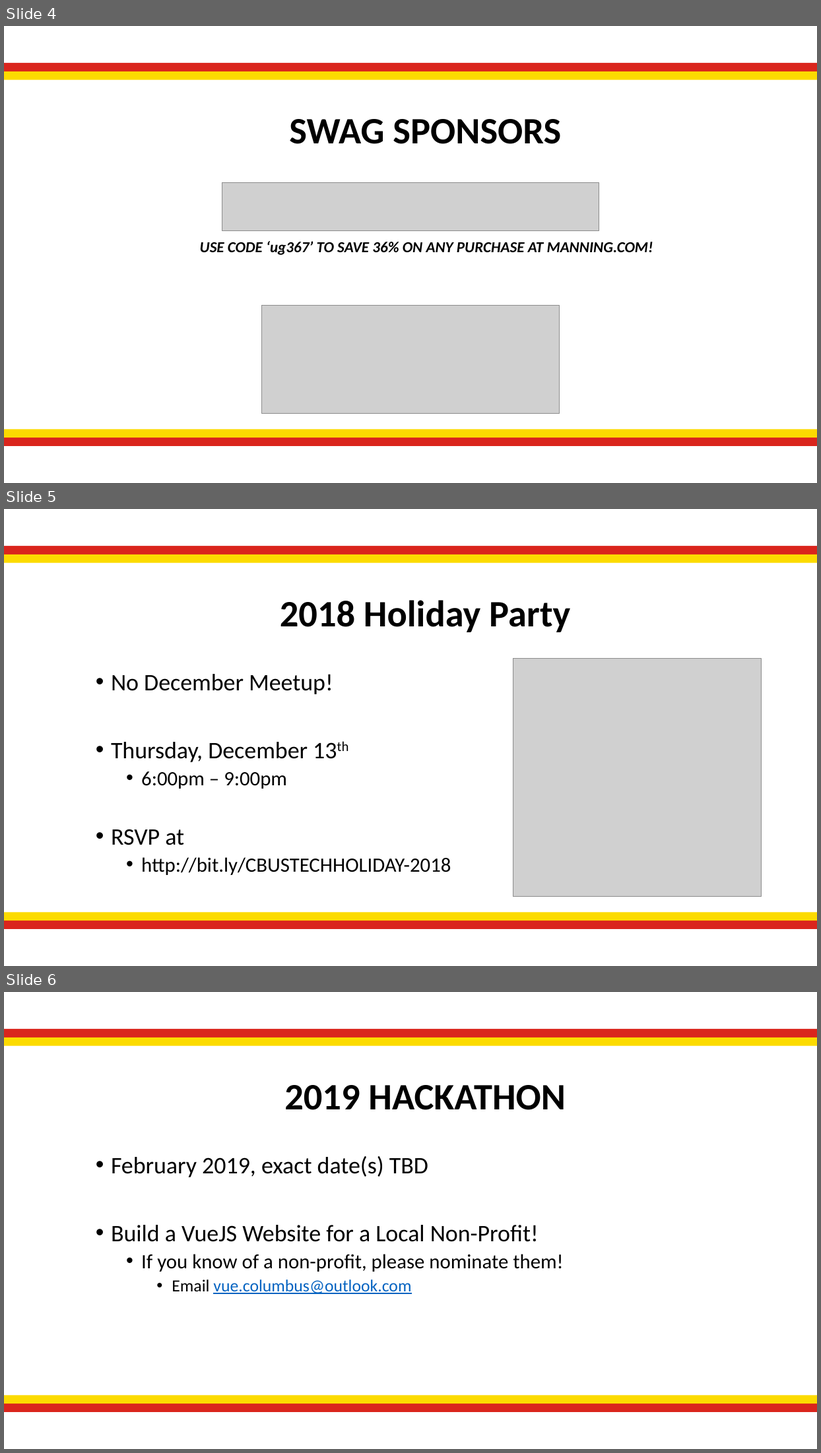
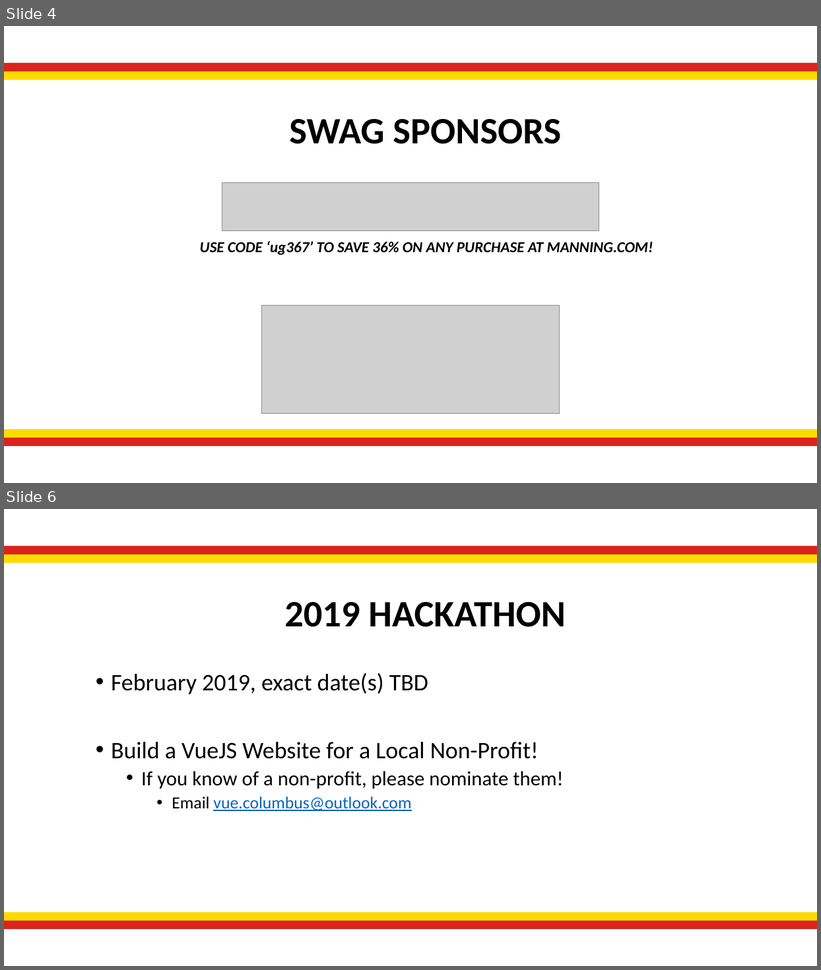
Before and after one commit to JavaScriptandFriends/VueMeetup, a slide deck: PreMeeting.pptx. Shown one above the other, each under a label of ours: slides 4, 5 and 6 before the commit, slides 4 and 6 after it; the slides between them are not shown. The pictures are 821x1453 and 821x970 pixels, drawn with LibreOffice and Linux fonts; fonts in the diff are those of the drawing; grey boxes stand for pictures; background and template pictures are left out. Boxes give left, top, right and bottom in pixels: in the first picture for what was removed or moved away, otherwise in the second. Text is boxed around its words. In the diff, an @@ line names an element or a change of style, - is before the commit and + after.

Commit message:
Add files via upload
Remove December Holiday Party information
Add VueConf.US 2019 discount codes

```diff
--- a/PreMeeting.pptx
+++ b/PreMeeting.pptx
@@ slide 5 removed at (x1=4, y1=509, x2=817, y2=966), background #FFFFFF; not listed: 4 template elements that a slide beside it also shows @@
@@ title removed at (x1=280, y1=600, x2=570, y2=632) @@
-2018 Holiday Party
@@ picture removed at (x1=514, y1=658, x2=762, y2=896) @@
@@ text removed at (x1=111, y1=674, x2=451, y2=875) @@
-• No December Meetup!
-• Thursday, December 13th
-  • 6:00pm – 9:00pm
-• RSVP at
-  • http://bit.ly/CBUSTECHHOLIDAY-2018
```
Also in this commit, not shown: 1 slide changed, 1 slide added.
